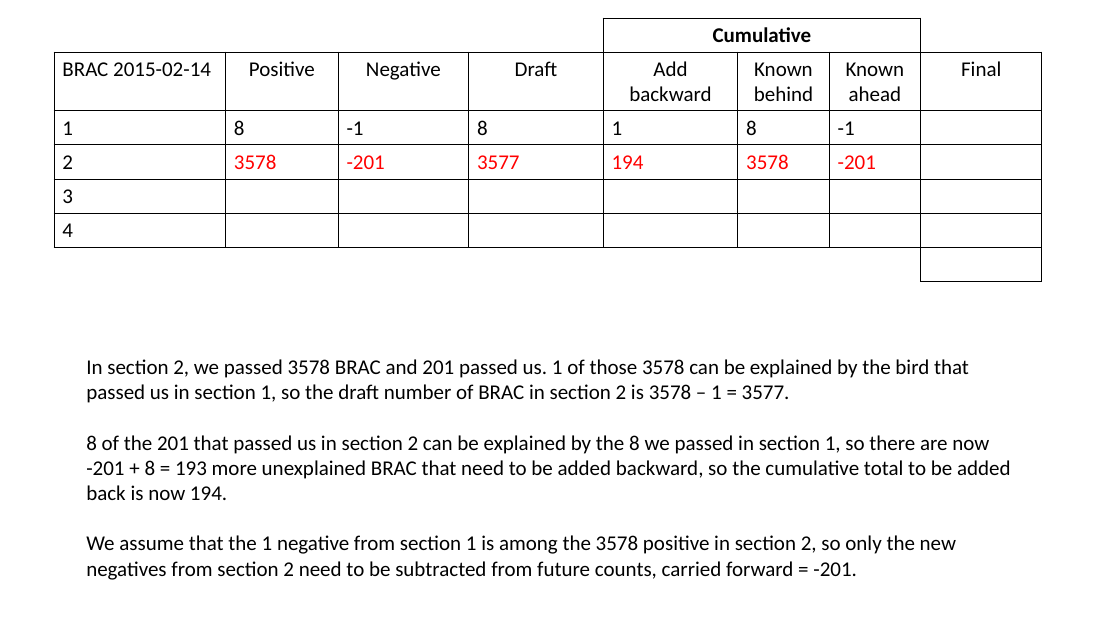
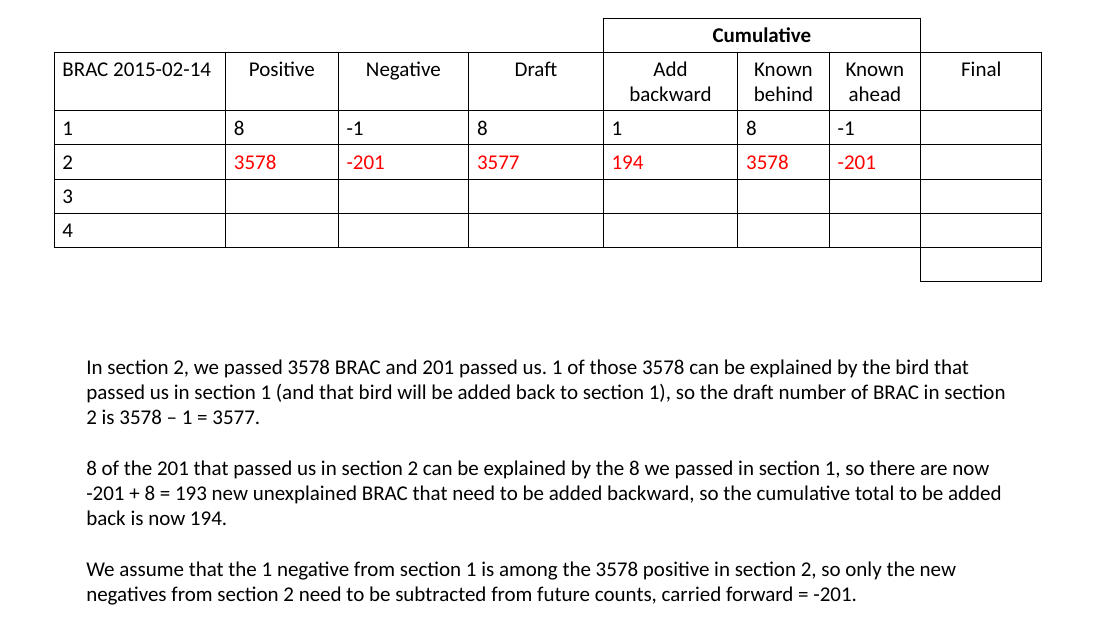
Before and after one commit to scottfjennings/ACR_waterbird_data_management, a slide deck: slide 27 of new_negative_logic_examples.pptx. Drawn at 1120x630 pixels with LibreOffice and Linux fonts; fonts in the diff are those of the drawing. Boxes give left, top, right and bottom in pixels: in the first picture for what was removed or moved away, otherwise in the second. Text is boxed around its words. In the diff, an @@ line names an element or a change of style, - is before the commit and + after.

```diff
--- a/new_negative_logic_examples.pptx
+++ b/new_negative_logic_examples.pptx
@@ text at [86, 359, 1005, 525]: text changed @@
-In section 2, we passed 3578 BRAC and 201 passed us. 1 of those 3578 can be explained by the bird that passed us in section 1, so the draft number of BRAC in section 2 is 3578 – 1 = 3577.
-8 of the 201 that passed us in section 2 can be explained by the 8 we passed in section 1, so there are now -201 + 8 = 193 more unexplained BRAC that need to be added backward, so the cumulative total to be added back is now 194.
+In section 2, we passed 3578 BRAC and 201 passed us. 1 of those 3578 can be explained by the bird that passed us in section 1 (and that bird will be added back to section 1), so the draft number of BRAC in section 2 is 3578 – 1 = 3577.
+8 of the 201 that passed us in section 2 can be explained by the 8 we passed in section 1, so there are now -201 + 8 = 193 new unexplained BRAC that need to be added backward, so the cumulative total to be added back is now 194.
```
Also in this commit, not shown: 19 other slides changed, 1 other file.
